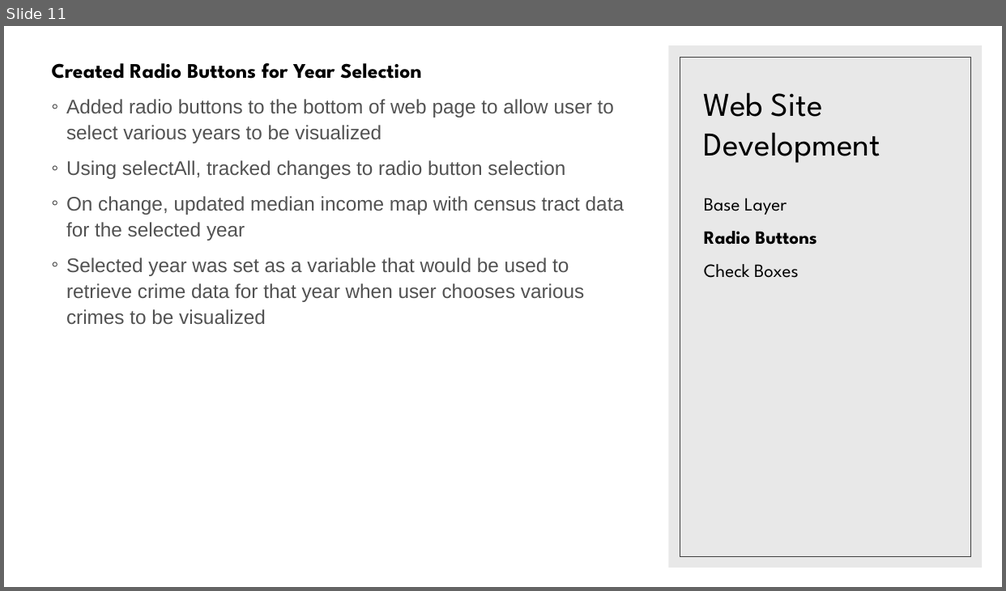
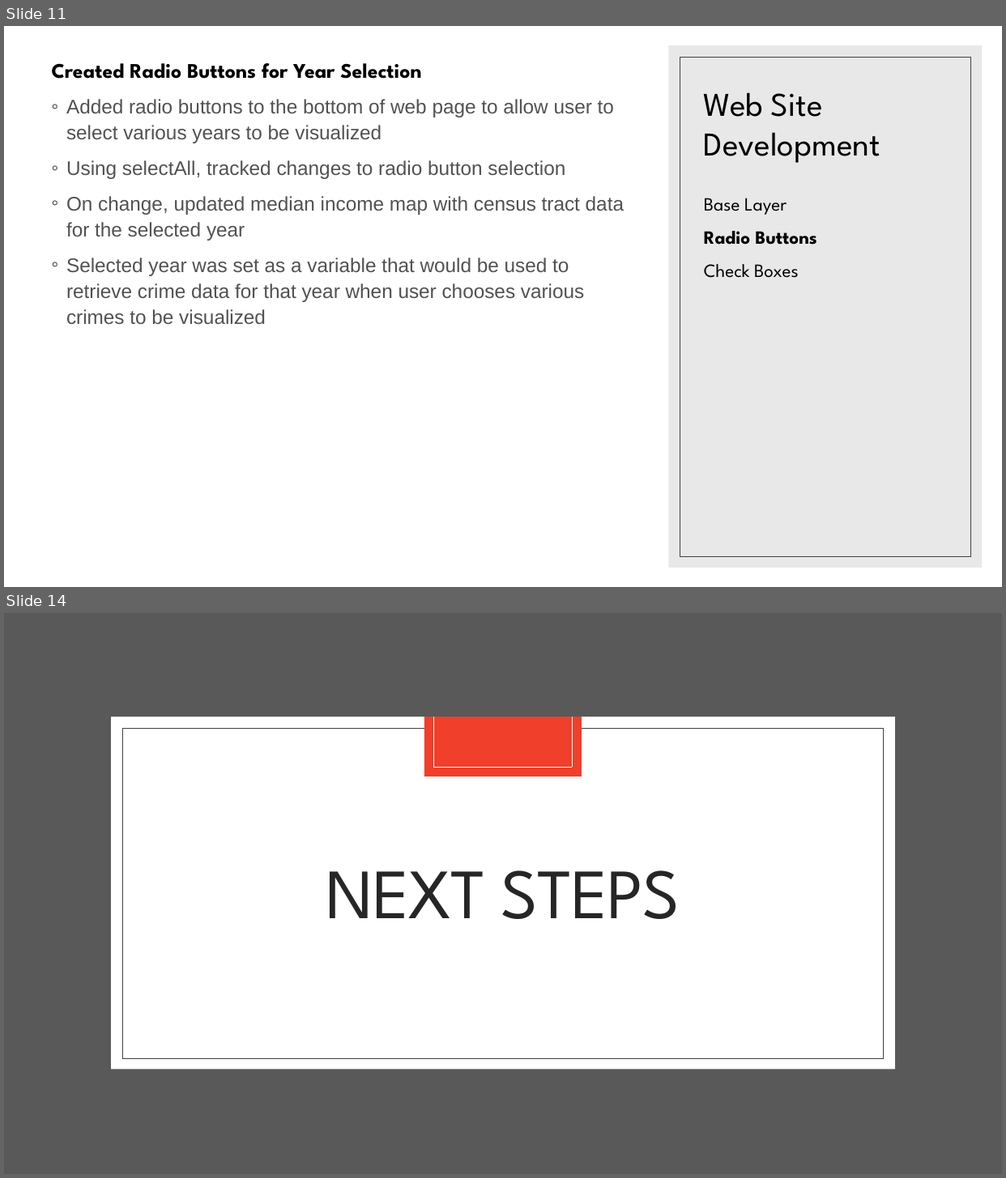
Before and after one commit to bsitati/Comparing-Annual-Median-Income-and-Annual-Crimes-in-Chicago, a slide deck: Files/Project_II.pptx. Shown one above the other, each under a label of ours: slide 11 before the commit, slides 11 and 14 after it; the slides between them are not shown. The pictures are 1006x591 and 1006x1178 pixels, drawn with LibreOffice and Linux fonts; fonts in the diff are those of the drawing. Boxes give left, top, right and bottom in pixels: in the first picture for what was removed or moved away, otherwise in the second. Text is boxed around its words. In the diff, an @@ line names an element or a change of style, - is before the commit and + after.

```diff
--- a/Files/Project_II.pptx
+++ b/Files/Project_II.pptx
@@ slide 14 added at bbox=[4, 613, 1002, 1174], background #FFFFFF @@
@@ rectangle added at bbox=[4, 613, 1002, 1174], fill #595959 @@
@@ rectangle added at bbox=[111, 717, 895, 1070], fill #FFFFFF @@
@@ rectangle added at bbox=[122, 728, 884, 1059], outline #404040 0.5 pt @@
@@ rectangle added at bbox=[424, 717, 582, 777], fill #F03F2B @@
@@ line added from (434, 717) to (434, 767), #FFFFFF 0.5 pt @@
@@ line added from (572, 717) to (572, 767), #FFFFFF 0.5 pt @@
@@ line added from (434, 767) to (572, 767), #FFFFFF 0.5 pt @@
@@ title added at bbox=[326, 871, 680, 919], 68 pt, text #262626 @@
+NEXT STEPS
```
Also in this commit, not shown: 2 slides changed, 2 other slides added.
